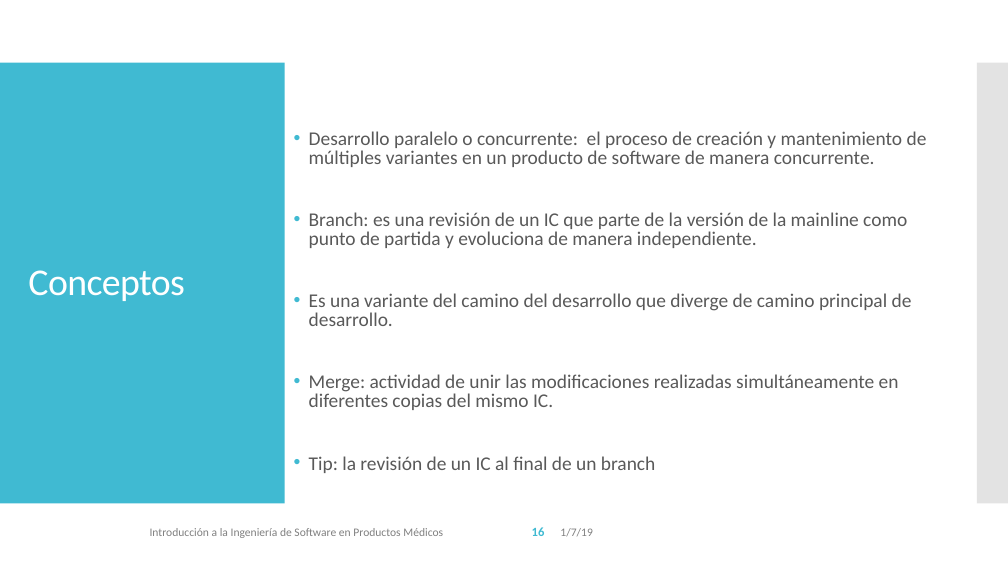
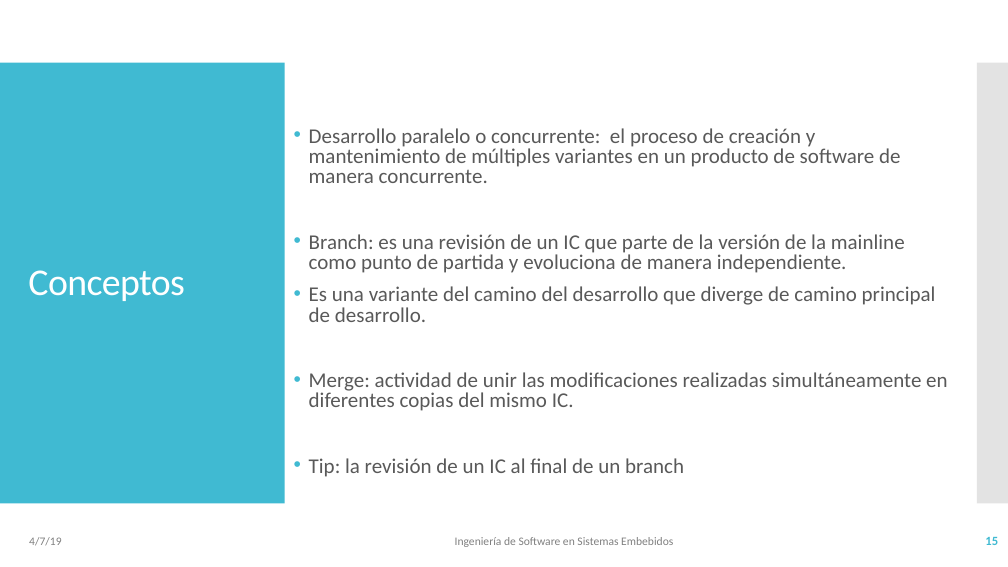
Before and after one commit to vvalotto/IS-en-Sistemas-Embebidos, a slide deck: slide 15 of 06 - IS - Administracion de la configuración .pptx (slide 16 before the commit). Drawn at 1008x567 pixels with LibreOffice and Linux fonts; fonts in the diff are those of the drawing. Boxes give left, top, right and bottom in pixels: in the first picture for what was removed or moved away, otherwise in the second. Text is boxed around its words. In the diff, an @@ line names an element or a change of style, - is before the commit and + after.

```diff
--- a/06 - IS - Administracion de la configuración .pptx
+++ b/06 - IS - Administracion de la configuración .pptx
@@ text "Desarrollo paralelo o concurrente: el ..." at bbox=[309, 128, 947, 477]: size 18.5 to 20 pt @@
@@ text at bbox=[29, 537, 61, 546]: text changed @@
-1/7/19
+4/7/19
@@ text at bbox=[455, 537, 673, 547]: text changed @@
-Introducción a la Ingeniería de Software en Productos Médicos
+Ingeniería de Software en Sistemas Embebidos
@@ page number removed at bbox=[532, 527, 545, 536] @@
-16
@@ page number added at bbox=[985, 537, 998, 545], 12 pt, text #40BAD2, bold @@
+15
```
Also in this commit, not shown: 36 other slides changed, 3 slides added, 2 slides removed, 2 other files.
